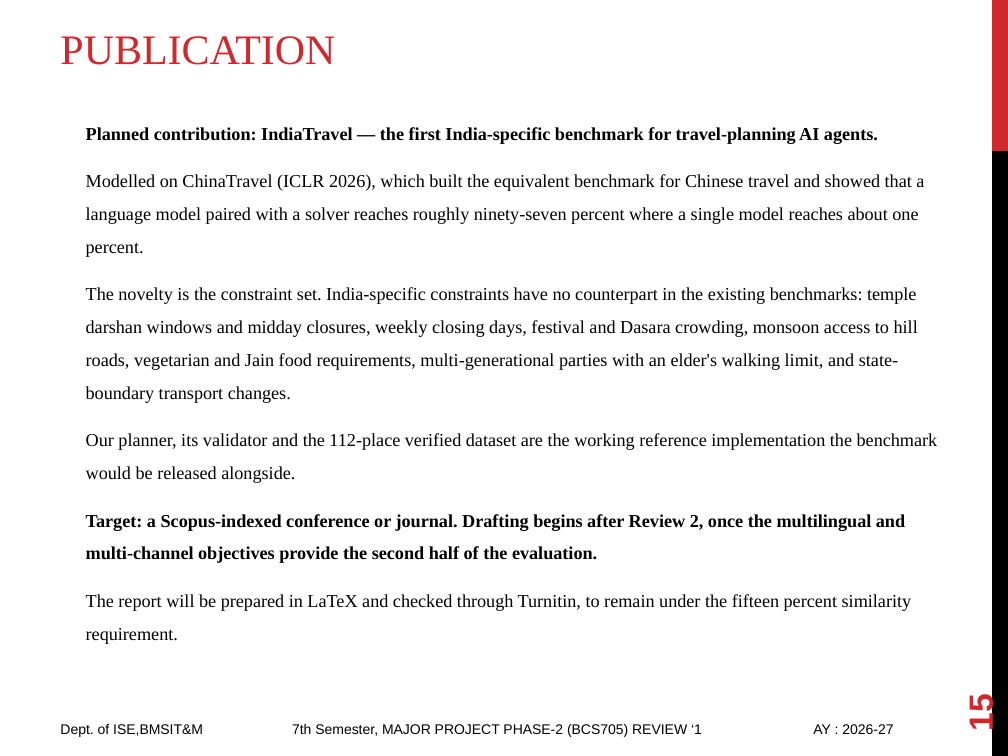
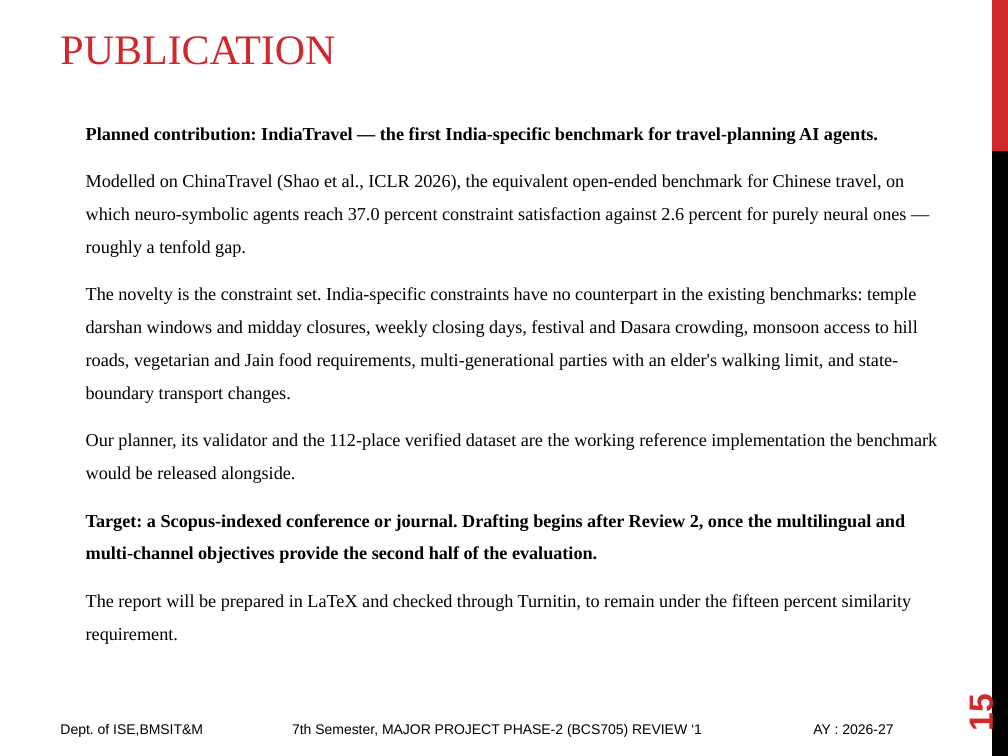
Before and after one commit to Pushkar69RS/NovaTripAI, a slide deck: slide 15 of docs/review1/Travel_Yantra_Phase2_Review1.pptx. Drawn at 1008x756 pixels with LibreOffice and Linux fonts; fonts in the diff are those of the drawing. Boxes give left, top, right and bottom in pixels: in the first picture for what was removed or moved away, otherwise in the second. Text is boxed around its words. In the diff, an @@ line names an element or a change of style, - is before the commit and + after.

```diff
--- a/docs/review1/Travel_Yantra_Phase2_Review1.pptx
+++ b/docs/review1/Travel_Yantra_Phase2_Review1.pptx
@@ text at <box>86,174,906,257</box>: text changed @@
-  Modelled on ChinaTravel (ICLR 2026), which built the equivalent benchmark for Chinese travel and showed that a language model paired with a solver reaches roughly ninety-seven percent where a single model reaches about one percent.
+  Modelled on ChinaTravel (Shao et al., ICLR 2026), the equivalent open-ended benchmark for Chinese travel, on which neuro-symbolic agents reach 37.0 percent constraint satisfaction against 2.6 percent for purely neural ones — roughly a tenfold gap.
```
Also in this commit, not shown: 6 other slides changed, 4 other files.
